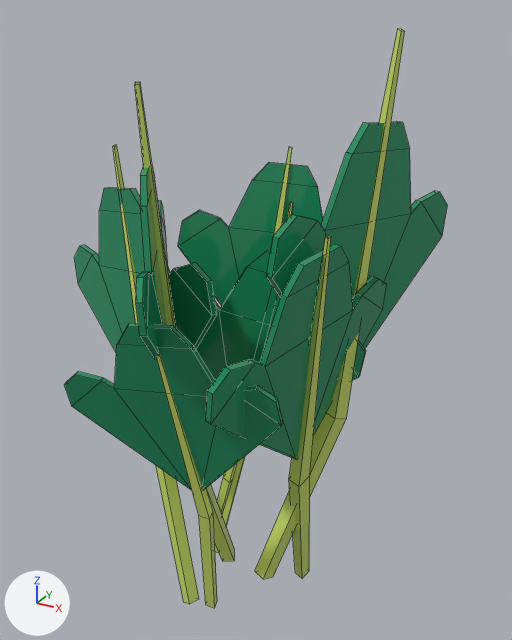
An edit to the FBX model Assets/Art/Models/Vegetables/Carrot/Planted/Carrot_2.fbx, drawn before and after from the same camera.
Before and after are seen from a camera (50 mm lens) standing at (0.0738, -0.1171, 0.1224) and looking at (0.0035, 0.0106, 0.0585). Lighting does not change. The marker at lower left points along +X, +Y and +Z. Mesh edges are drawn as thin lines. Where no turn or scale is listed for an object, it has been applied to the vertices.

The first picture shows '2_Carrot'.
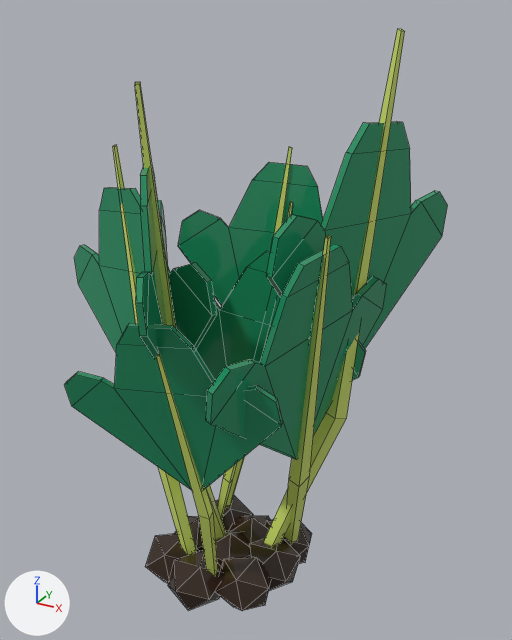
The newer file is also rescaled (x2.0) as a whole; pictures and numbers use the older file's frame.

What the commit changed:
me_plane_046 is used by ob_2_carrot; location (0.0, 0.0, 0.0).
me_plane_046 had 312 vertices, 270 faces and spanned x -0.0467..0.036, y -0.035..0.0416, z -0.0118..0.119.
me_plane_046 now has 420 vertices, 450 faces and spans x -0.0467..0.036, y -0.035..0.0416, z -0.0084..0.119.
me_plane_046 part 1: a new loose piece, an icosphere of 20 faces spanning x 0.0023..0.0163, y -0.012..0.001, z -0.0077..0.0045, in mat_base_color (picture img_paleta_png).
me_plane_046 part 2: a new loose piece, an icosphere of 20 faces spanning x -0.0168..-0.0028, y -0.0132..-0.0002, z -0.0077..0.0045, in mat_base_color (picture img_paleta_png).
me_plane_046 part 3: a new loose piece, an icosphere of 20 faces spanning x -0.0119..0.0007, y 0.0042..0.0182, z -0.0078..0.0046, in mat_base_color (picture img_paleta_png).
me_plane_046 part 4: a new loose piece, an icosphere of 20 faces spanning x 0.0046..0.0185, y 0.0052..0.0182, z -0.0077..0.0045, in mat_base_color (picture img_paleta_png).
me_plane_046 part 5: a new loose piece, an icosphere of 20 faces spanning x -0.003..0.0103, y 0.002..0.015, z -0.0084..0.0052, in mat_base_color (picture img_paleta_png).
me_plane_046 part 6: a new loose piece, an icosphere of 20 faces spanning x 0.0055..0.0182, y -0.0038..0.0103, z -0.0078..0.0046, in mat_base_color (picture img_paleta_png).
me_plane_046 part 7: a new loose piece, an icosphere of 20 faces spanning x -0.0146..-0.0012, y -0.0047..0.0083, z -0.0084..0.0052, in mat_base_color (picture img_paleta_png).
me_plane_046 part 8: a new loose piece, an icosphere of 20 faces spanning x -0.0048..0.0085, y -0.0057..0.0073, z -0.0084..0.0052, in mat_base_color (picture img_paleta_png).
me_plane_046 part 9: a new loose piece, an icosphere of 20 faces spanning x -0.0073..0.0053, y -0.0172..-0.0031, z -0.0078..0.0046, in mat_base_color (picture img_paleta_png).
Part 10, on me_plane_046:
28 vertices move from x -0.0107..0.0173, y -0.0109..0.0149, z -0.0118..-0.0049 to x -0.0087..0.0141, y -0.0084..0.0125, z -0.006.

What differs and where, as boxes [x1, y1, x2, y2] in the pictures (512 x 640 px; the box of a moved part takes in the faces that stretch with it):
'2_Carrot', reshaped: before [64, 29, 448, 608]; after [64, 29, 448, 611]
part 1 of me_plane_046, added: after [216, 556, 272, 611]
part 2 of me_plane_046, added (brown): after [145, 534, 198, 583]
part 3 of me_plane_046, added (black): after [216, 495, 253, 531]
part 4 of me_plane_046, added: after [266, 519, 312, 564]
part 5 of me_plane_046, added: after [229, 515, 270, 543]
part 6 of me_plane_046, added: after [249, 538, 301, 591]
part 7 of me_plane_046, added: after [174, 516, 204, 551]
part 8 of me_plane_046, added (black): after [216, 530, 250, 567]
part 9 of me_plane_046, added (brown): after [168, 550, 222, 610]
part 10 of me_plane_046, moved or reshaped: before [156, 413, 346, 608]; after [158, 413, 346, 575]
